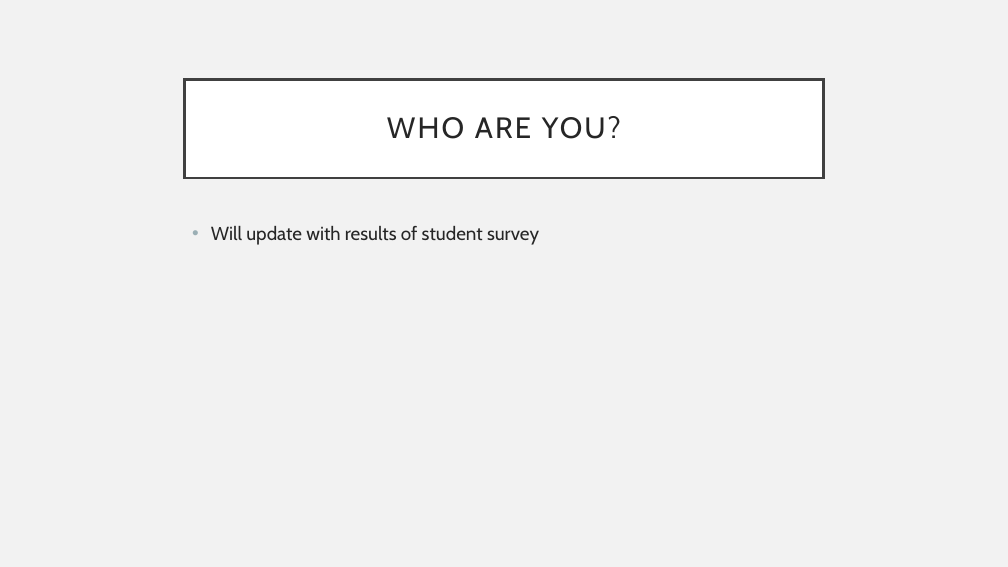
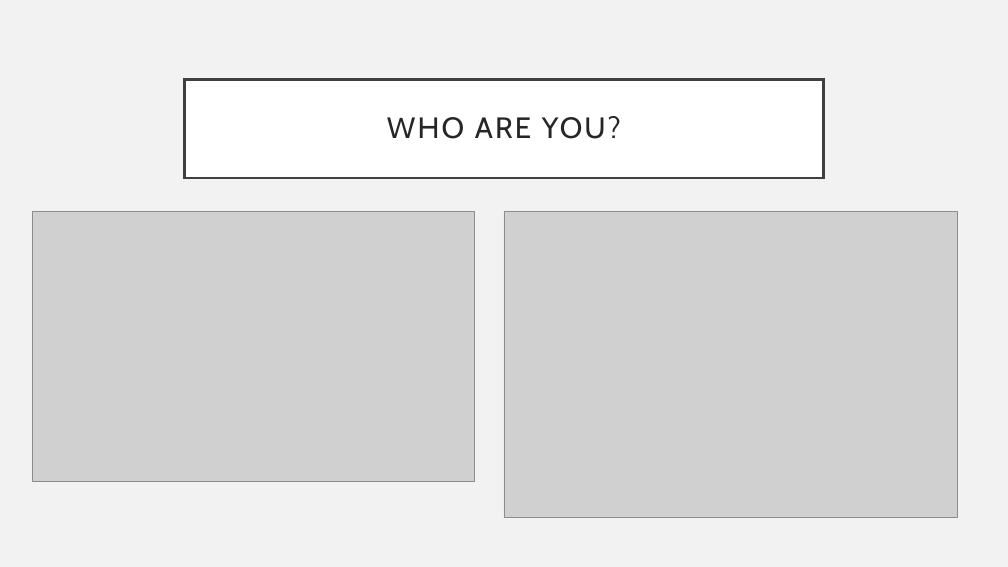
Before and after one commit to detricksnyder/TeachingLectures, a slide deck: slide 3 of Michigan/PUBLHLTH403/Lecture 1- Syllabus Review.pptx. Drawn at 1008x567 pixels with LibreOffice and Linux fonts; fonts in the diff are those of the drawing; grey boxes stand for pictures. Boxes give left, top, right and bottom in pixels: in the first picture for what was removed or moved away, otherwise in the second. Text is boxed around its words. In the diff, an @@ line names an element or a change of style, - is before the commit and + after.

```diff
--- a/Michigan/PUBLHLTH403/Lecture 1- Syllabus Review.pptx
+++ b/Michigan/PUBLHLTH403/Lecture 1- Syllabus Review.pptx
@@ picture added at box(33, 212, 475, 482) @@
@@ text removed at box(211, 226, 539, 245) @@
-• Will update with results of student survey
@@ picture added at box(504, 212, 958, 517) @@
```
Also in this commit, not shown: 4 other slides changed, 5 slides added, 1 other file.
